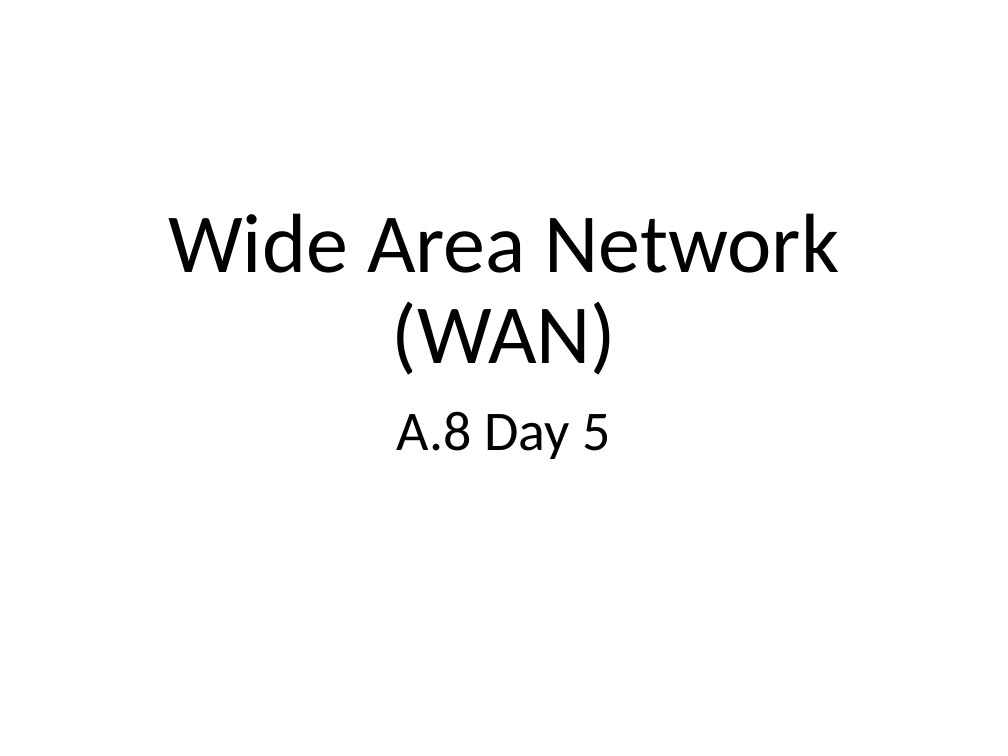
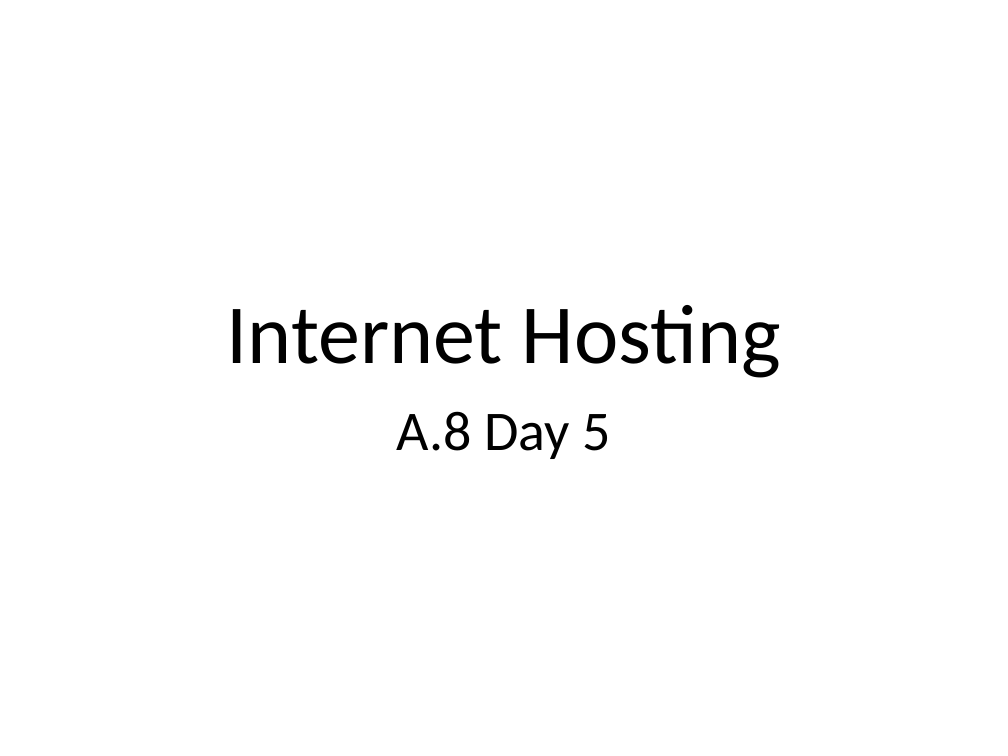
Before and after one commit to Greg5519/ICS3C0, a slide deck: slide 23 of Topic A Computer Systems/A.8 Lesson - World Wide Web.pptx. Drawn at 1008x756 pixels with LibreOffice and Linux fonts; fonts in the diff are those of the drawing. Boxes give left, top, right and bottom in pixels: in the first picture for what was removed or moved away, otherwise in the second. Text is boxed around its words. In the diff, an @@ line names an element or a change of style, - is before the commit and + after.

```diff
--- a/Topic A Computer Systems/A.8 Lesson - World Wide Web.pptx
+++ b/Topic A Computer Systems/A.8 Lesson - World Wide Web.pptx
@@ title at [227, 305, 781, 378]: text changed @@
-Wide Area Network (WAN)
+Internet Hosting
```
Also in this commit, not shown: 1 other slide changed, 3 slides added, 2 other files.
